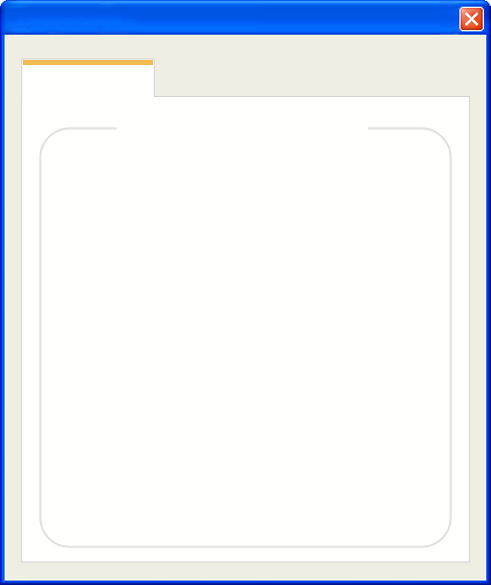
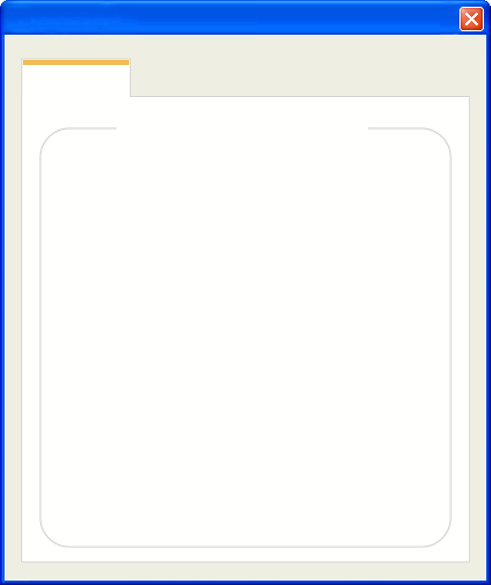
Revision of a layered 491x585 image; what changed, layer by layer:
painted on "사각형 2" over [129, 60, 153, 65]
painted on "로그인" over [129, 58, 155, 97]
